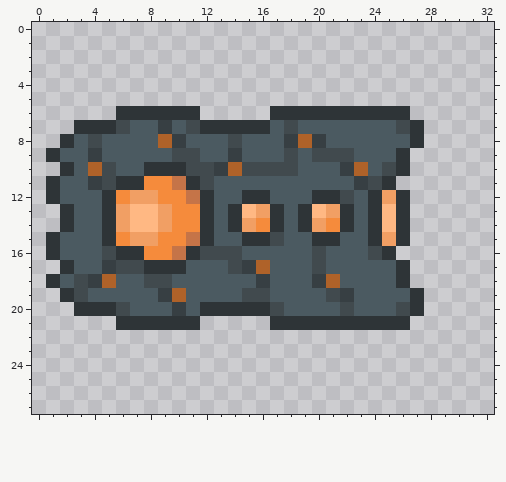
Edited in one commit: pixel-art sprite (data/entities/animals/boss_space_station/drone_head.png). The picture above was drawn from the file before the commit.
The file is 33x28 pixels.
After the commit:
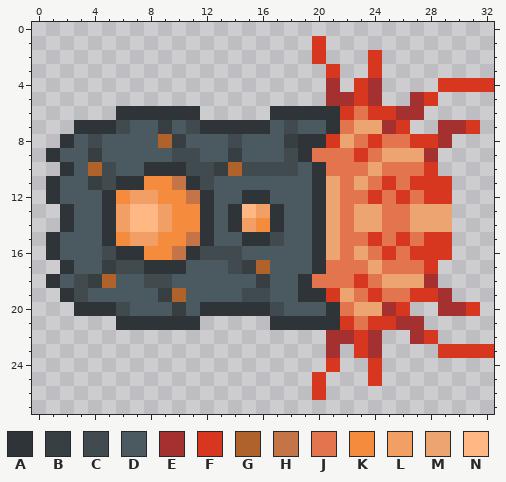
Palette (. is transparent): A #2e3437  B #373f43  C #414a4e  D #4b5a61  E #a43030  F #d7371f  G #af6229  H #c57448  J #e2754e  K #f58b3c  L #f19f64  M #eca570  N #ffb883
The edit:
{"y":1,"x":20,"old":".","new":"F"}
{"y":2,"x":20,"old":".","new":"F"}
{"y":2,"x":24,"old":".","new":"F"}
{"y":3,"x":21,"old":".","new":"F"}
{"y":3,"x":24,"old":".","new":"F"}
{"y":4,"x":21,"old":".","new":"E"}
{"y":4,"x":23,"old":"..","new":"FE"}
{"y":4,"x":29,"old":"....","new":"FFFF"}
{"y":5,"x":21,"old":"....","new":"EEFE"}
{"y":5,"x":27,"old":"..","new":"EF"}
{"y":6,"x":22,"old":"AAAAA.","new":"FJFFEE"}
{"y":7,"x":21,"old":"DDDDDCA","new":"AJMMEF."}
{"y":7,"x":29,"old":"...","new":"EEF"}
{"y":8,"x":19,"old":"GBDDDDDDA..","new":"AAFMJFJJFFE"}
{"y":9,"x":19,"old":"DCCCDDDA..","new":"AJJJFJMMME"}
{"y":10,"x":20,"old":"DDBGDCA..","new":"AJJJMJJJF"}
{"y":11,"x":20,"old":"DDDBCA....","new":"AMJMJFJFFF"}
{"y":12,"x":21,"old":"ACDALA...","new":"MJJFJFJFF"}
{"y":13,"x":19,"old":"ANLADANA...","new":"DAMJMMJJMMM"}
{"y":14,"x":19,"old":"ALKADANA...","new":"DAMJMMJJMMM"}
{"y":15,"x":21,"old":"ADDALA...","new":"MJJFJFJFF"}
{"y":16,"x":20,"old":"CDDDCA....","new":"AMJMJFJFFF"}
{"y":17,"x":20,"old":"CDDDDDA..","new":"AJJJMJJJF"}
{"y":18,"x":19,"old":"DBGDDDDA..","new":"AJJJFJMMME"}
{"y":19,"x":19,"old":"DDCBDDDDA..","new":"AAFMJFJJFFE"}
{"y":20,"x":21,"old":"DCDDDCA","new":"AJMMEF."}
{"y":20,"x":29,"old":"...","new":"EEF"}
{"y":21,"x":22,"old":"AAAAA.","new":"FJFFEE"}
{"y":22,"x":21,"old":"....","new":"EEFE"}
{"y":22,"x":27,"old":"..","new":"EF"}
{"y":23,"x":21,"old":".","new":"E"}
{"y":23,"x":23,"old":"..","new":"FE"}
{"y":23,"x":29,"old":"....","new":"FFFF"}
{"y":24,"x":21,"old":".","new":"F"}
{"y":24,"x":24,"old":".","new":"F"}
{"y":25,"x":20,"old":".","new":"F"}
{"y":25,"x":24,"old":".","new":"F"}
{"y":26,"x":20,"old":".","new":"F"}
{"label":"changed","picture_box":[298,36,494,400]}
